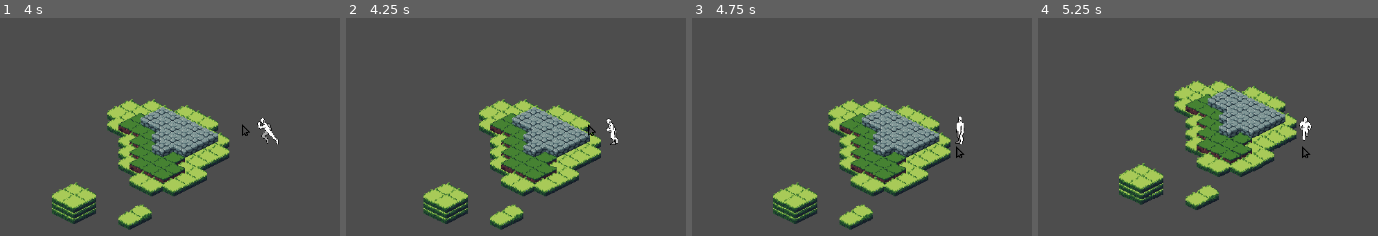
Above: before the commit, frames 1-4 (left to right).
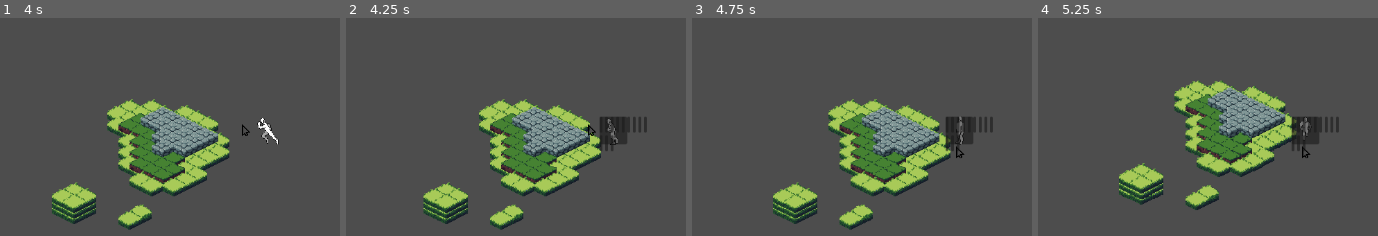
Above: after the commit, the same moments.

Repository: CheapSellsword/the-last-harvest-project
Game: Godot game, scene res://scenes/game/game.tscn
Two runs of this game, one before a commit and one after it. Both use one fixed random seed, a clock stepped at 60 frames per second and the inputs below.
Inputs (mouse positions are in pixels of both pictures, inside the frame that each line leads up to):
- Up to frame 1 (4 s): tap Enter (ui_accept) at 0.5, 0.77, 2, 3.5, 3.77 s; move the mouse to (outside the picture) at 0.52 s; hold Right (ui_right) 0.53-1.25 s; hold P 0.53-1.25 s; click (outside the picture) at 0.67 s; drag from (108, 153) to (227, 220) at 1.27 s; move the mouse to (outside the picture) at 2.02 s; hold Right (ui_right) 2.03-2.75 s; hold P 2.03-2.75 s; drag from (227, 220) to (27, 63) at 2.77 s; move the mouse to (outside the picture) at 3.52 s; hold Left (ui_left) from 3.53 s (still down); hold P from 3.53 s (still down)
- Up to frame 2 (4.25 s): keep holding Left (ui_left); keep holding P; tap I (toggle_inventory, bound only after the commit) at 4.15 s
- Up to frame 3 (4.75 s): release Left (ui_left) at 4.25 s; release P at 4.25 s; drag from (719, 63) to (838, 18) at 4.27 s
- Up to frame 4 (5.25 s): tap Enter (ui_accept) at 5 s; move the mouse to (1344, 131) at 5.02 s; hold Down (ui_down) from 5.03 s (still down); hold P from 5.03 s (still down); click (1344, 131) at 5.17 s

Frame 1 is identical in both runs. In frame 2, 1.2% of the frame differs, in the area x 74-89%, y 45-62%; in frame 3, 1.2%; in frame 4, 1.2%.

Commit message:
fix inventory not opening

Diff:
--- a/project.godot
+++ b/project.godot
@@ -25,6 +25,15 @@
 
 enabled=PackedStringArray("res://addons/AS2P/plugin.cfg", "res://addons/anim_sheet/plugin.cfg")
 
+[input]
+
+toggle_inventory={
+"deadzone": 0.5,
+"events": [Object(InputEventKey,"resource_local_to_scene":false,"resource_name":"","device":0,"window_id":0,"alt_pressed":false,"shift_pressed":false,"ctrl_pressed":false,"meta_pressed":false,"pressed":false,"keycode":73,"physical_keycode":0,"key_label":0,"unicode":0,"location":0,"echo":false,"script":null)
+, Object(InputEventKey,"resource_local_to_scene":false,"resource_name":"","device":0,"window_id":0,"alt_pressed":false,"shift_pressed":false,"ctrl_pressed":false,"meta_pressed":false,"pressed":false,"keycode":4194306,"physical_keycode":0,"key_label":0,"unicode":0,"location":0,"echo":false,"script":null)
+]
+}
+
 [rendering]
 
 textures/canvas_textures/default_texture_filter=0
--- a/scenes/ui/inventory_view.tscn
+++ b/scenes/ui/inventory_view.tscn
@@ -1,6 +1,7 @@
-[gd_scene load_steps=2 format=3 uid="uid://cg2wdyn23e5fv"]
+[gd_scene load_steps=3 format=3 uid="uid://cg2wdyn23e5fv"]
 
 [ext_resource type="Script" uid="uid://bf4vnjov2h11g" path="res://scripts/view/ui/inventory_view.gd" id="1_a0dab"]
+[ext_resource type="PackedScene" uid="uid://iw52x3chxeoe" path="res://scenes/ui/inventory_slot_view.tscn" id="2_b4k3s"]
 
 [node name="InventoryView" type="Control"]
 layout_mode = 3
@@ -10,6 +11,7 @@
 grow_horizontal = 2
 grow_vertical = 2
 script = ExtResource("1_a0dab")
+slot_scene = ExtResource("2_b4k3s")
 
 [node name="Panel" type="Panel" parent="."]
 layout_mode = 1
